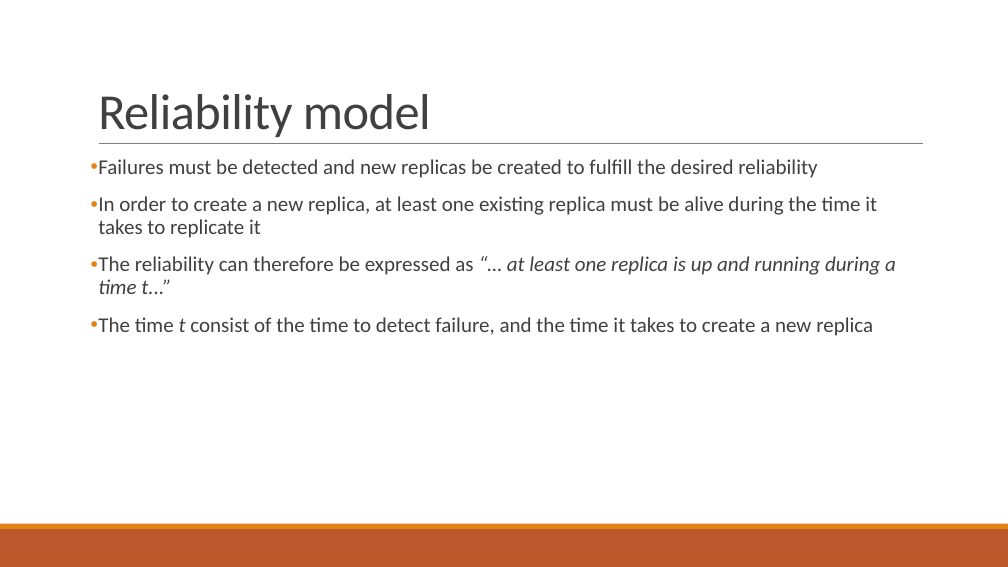
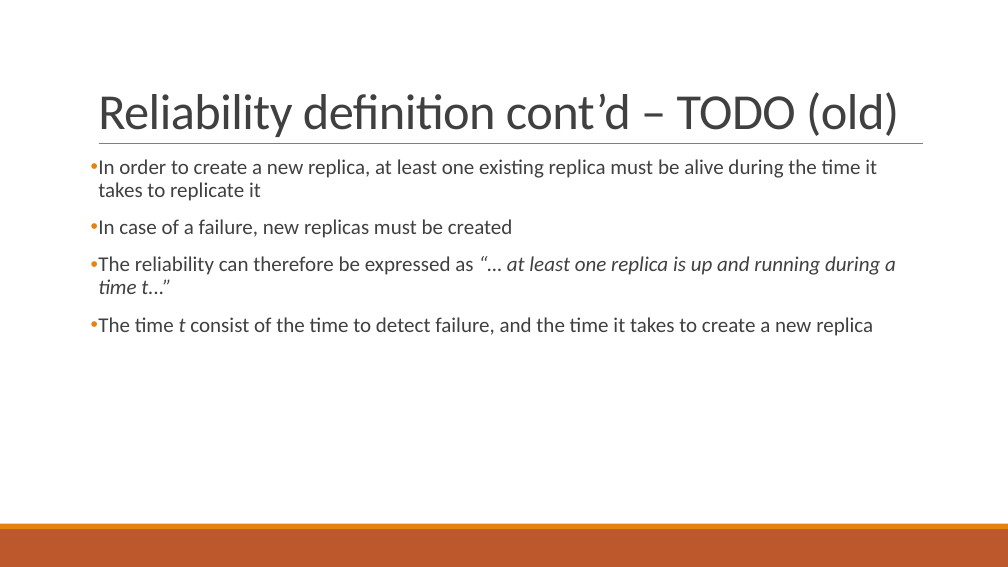
Before and after one commit to PStahl/master_thesis, a slide deck: slide 11 of presentation/presentation2.pptx (slide 10 before the commit). Drawn at 1008x567 pixels with LibreOffice and Linux fonts; fonts in the diff are those of the drawing. Boxes give left, top, right and bottom in pixels: in the first picture for what was removed or moved away, otherwise in the second. Text is boxed around its words. In the diff, an @@ line names an element or a change of style, - is before the commit and + after.

```diff
--- a/presentation/presentation2.pptx
+++ b/presentation/presentation2.pptx
@@ title at [98, 92, 899, 137]: text changed @@
-Reliability model
+Reliability definition cont’d – TODO (old)
@@ text at [98, 159, 817, 178]: paragraph removed @@
-• Failures must be detected and new replicas be created to fulfill the desired reliability
@@ text at [98, 219, 513, 238]: paragraph added @@
+• In case of a failure, new replicas must be created
```
Also in this commit, not shown: 3 other slides changed, 1 slide added.
